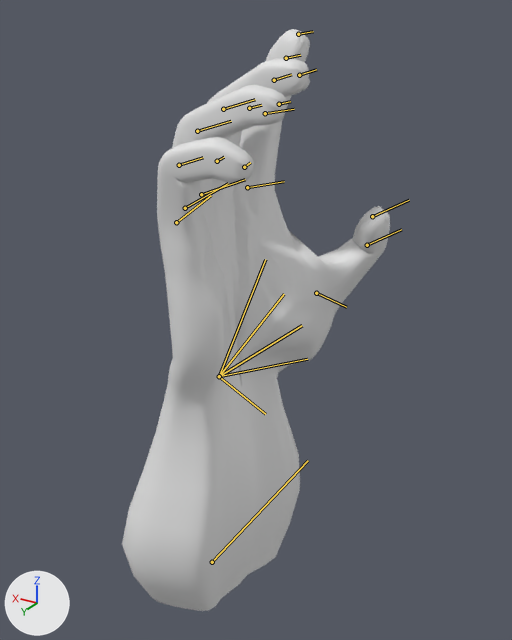
An edit to the FBX model Assets/3DS Max Imports/Gauntlet.FBX, drawn before and after from the same camera.
Both versions are drawn from a 50 mm lens placed at (-67.0, -2.5, 13.0), pointed at (-49.0, -32.6, -2.0). Lighting does not change. The marker at lower left points along +X, +Y and +Z. Both versions are drawn at frame 201 of the action 'Take 001'; the numbers are the values there. The bones that bend it are drawn over the model as lines.
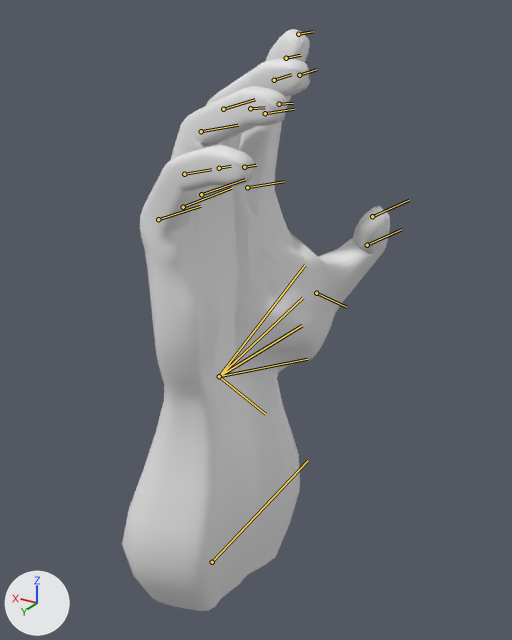
Pixel boxes [x1, y1, x2, y2] of what changed, in the pictures (512 x 640 px):
'Box003', posed: [122, 29, 390, 611] in both
bone 'Bone002', root to tip: before (219, 376) to (265, 259); after (219, 376) to (305, 265)
bone 'Bone003', root to tip: before (176, 222) to (211, 195); after (158, 219) to (200, 206)
bone 'Bone004', root to tip: before (179, 165) to (203, 157); after (184, 174) to (211, 169)
bone 'Bone005', root to tip: before (217, 161) to (224, 157); after (219, 168) to (231, 166)
bone 'Bone026', root to tip: before (219, 376) to (284, 294); after (219, 376) to (303, 297)
bone 'Bone027', root to tip: before (185, 208) to (228, 183); after (183, 207) to (231, 188)
bone 'Bone028', root to tip: before (197, 131) to (231, 121); after (201, 131) to (238, 125)

What changed in the scene script:
```text
Change bone_bone002:
    where bone_bone002 = bpy.data.objects['Armature'].pose.bones['Bone002']  # child of 'Bone001'
    bone_bone002.rotation_quaternion: (0.99, 0.133, 0.051, -0.007) -> (1.0, 0.0, 0.0, 0.0)  # degrees (15, 6, 0) -> degrees (0, 0, 0)
Change bone_bone003:
    where bone_bone003 = bpy.data.objects['Armature'].pose.bones['Bone003']  # child of 'Bone002'
    bone_bone003.rotation_quaternion: (0.986, -0.101, 0.091, -0.096) -> (0.952, -0.042, 0.303, 0.008)  # degrees (-13, 9, -12) -> degrees (-5, 35, -1)
Change bone_bone004:
    where bone_bone004 = bpy.data.objects['Armature'].pose.bones['Bone004']  # child of 'Bone003'
    bone_bone004.rotation_quaternion: (0.927, -0.074, 0.363, 0.061) -> (0.99, -0.023, 0.137, 0.026)  # degrees (-7, 43, 5) -> degrees (-2, 16, 3)
Change bone_bone005:
    where bone_bone005 = bpy.data.objects['Armature'].pose.bones['Bone005']  # child of 'Bone004'
    bone_bone005.rotation_quaternion: (0.982, -0.014, 0.169, 0.079) -> (0.998, -0.002, 0.058, 0.031)  # degrees (0, 20, 9) -> degrees (0, 7, 4)
Change bone_bone026:
    where bone_bone026 = bpy.data.objects['Armature'].pose.bones['Bone026']  # child of 'Bone001'
    bone_bone026.rotation_quaternion: (0.998, 0.069, 0.01, -0.006) -> (1.0, 0.0, 0.0, 0.0)  # degrees (8, 1, -1) -> degrees (0, 0, 0)
Change bone_bone027:
    where bone_bone027 = bpy.data.objects['Armature'].pose.bones['Bone027']  # child of 'Bone026'
    bone_bone027.rotation_quaternion: (0.984, -0.044, 0.166, -0.042) -> (0.98, -0.02, 0.2, -0.007)  # degrees (-6, 19, -6) -> degrees (-3, 23, -1)
Change bone_bone028:
    where bone_bone028 = bpy.data.objects['Armature'].pose.bones['Bone028']  # child of 'Bone027'
    bone_bone028.rotation_quaternion: (0.948, -0.024, 0.317, 0.03) -> (0.958, -0.02, 0.284, 0.027)  # degrees (-2, 37, 3) -> degrees (-2, 33, 3)
```
